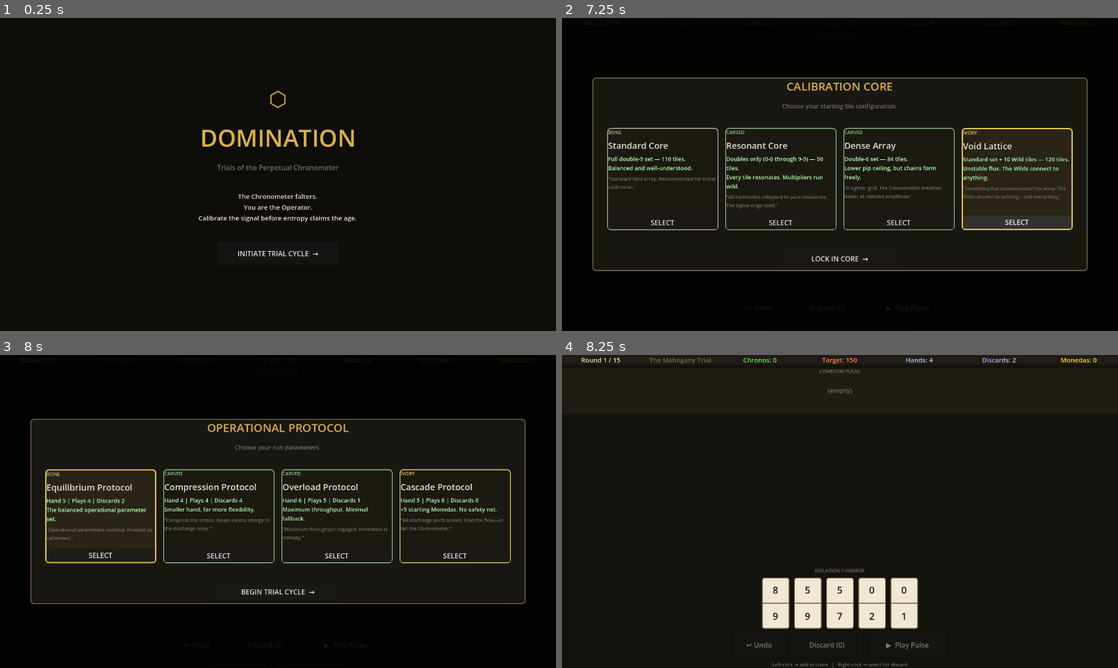
Above: before the commit, frames 1-4 (two rows, left to right).
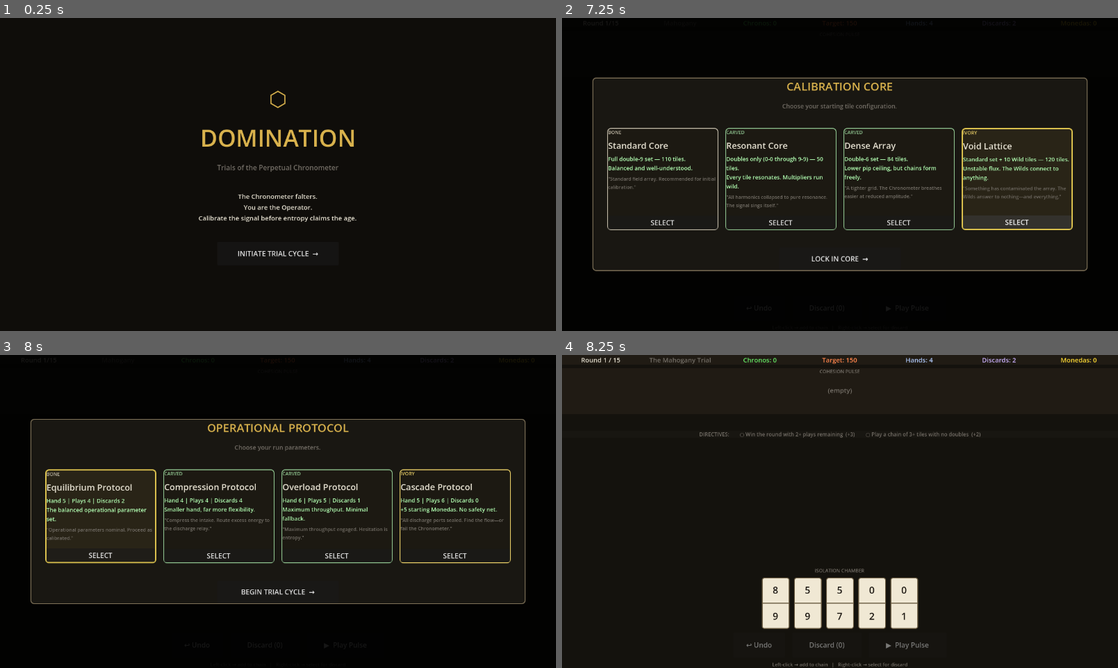
Above: after the commit, the same moments.

Repository: miguelgdoval/domination-godot
Game: Godot game, scene res://scenes/main.tscn
Two runs of this game, one before a commit and one after it. Both use one fixed random seed, a clock stepped at 60 frames per second and the inputs below.
Inputs:
- Up to frame 1 (0.25 s): no input
- Up to frame 2 (7.25 s): click "▶ Play Pulse" at 0.5 s; click "▶ Play Pulse" at 1.25 s; click "↩ Undo" at 2 s; click "Discard (0)" at 2.75 s; click "INITIATE TRIAL CYCLE →" at 3.5 s; click "SELECT" at 4.25 s; click "SELECT" at 5 s; click "SELECT" at 5.75 s; click "SELECT" at 6.5 s
- Up to frame 3 (8 s): click "LOCK IN CORE →" at 7.25 s
- Up to frame 4 (8.25 s): click "BEGIN TRIAL CYCLE →" at 8 s

Frames 1-3 are identical in both runs. In frame 4, 0.3% of the frame differs, in the area x 24-76%, y 24-27%.

Commit message:
Milestone 4: Directives system + Boss round effects
- Add Directive class with 10 types (chain doubles, length, chips, total,
  mult, no-doubles, win early, no discards)
- Add DirectiveDB with full pool and DirectiveManager that picks 2 per
  round, checks completion after each Pulse (play-based) or on win
  (round-end), emits directive_completed signal
- Add boss effect constants per etapa: Frequency Drain (hand-1),
  Signal Decay (discards-2), Resonance Lock (plays-1), Total Entropy
  (hand-1 + plays-1)
- Boss warning overlay shown before boss rounds with effect description
  and "Face the Corruption" button
- Directives panel in gameplay HUD shows 2 active directives with
  live completion state (grey → green ✓)
- Directive Monedas awarded inline after play and at round win;
  shown in result overlay and last-hand label

Co-Authored-By: Claude Sonnet 4.6 <noreply@anthropic.com>

Diff:
--- a/scenes/main.gd
+++ b/scenes/main.gd
@@ -1,4 +1,4 @@
-## main.gd — Trial Cycle controller + procedural UI (Milestone 3)
+## main.gd — Trial Cycle controller + procedural UI (Milestone 4)
 extends Node
 
 # ---------------------------------------------------------------------------
@@ -36,10 +36,11 @@
 # ---------------------------------------------------------------------------
 # Game state
 # ---------------------------------------------------------------------------
-enum Phase { TITLE, CORE_SELECT, PROTOCOL_SELECT, PLAYING, ROUND_RESULT, SHOP, GAME_OVER, VICTORY }
+enum Phase { TITLE, CORE_SELECT, PROTOCOL_SELECT, BOSS_WARNING, PLAYING, ROUND_RESULT, SHOP, GAME_OVER, VICTORY }
 
 var _phase: Phase = Phase.TITLE
 var _rm: RoundManager
+var _dm: DirectiveManager
 var _selected_discard: Array = []
 var _tile_btns: Array = []
 var _shop_inventory: Array = []   # current shop entries [{item, cost}]
@@ -83,12 +84,19 @@
 var _shop_modules_row:   HBoxContainer
 var _lbl_slots:          Label
 
+# UI references — directives panel
+var _directives_panel:   Control
+var _directive_labels:   Array = []   # Array[Label], one per active directive
+
+# UI references — boss warning overlay
+var _boss_overlay:       Control
+var _lbl_boss_name:      Label
+var _lbl_boss_desc:      Label
+
 # UI references — title / selection overlays
 var _title_overlay:        Control
 var _core_select_overlay:  Control
 var _proto_select_overlay: Control
-var _lbl_core_confirm:     Label
-var _lbl_proto_confirm:    Label
 
 # ===========================================================================
 # Lifecycle
@@ -155,36 +163,70 @@
 # Round lifecycle
 # ===========================================================================
 func _start_round() -> void:
+	# Boss rounds show a warning before play begins
+	if GameState.is_boss_round():
+		_show_boss_warning()
+		return
+	_begin_round_play()
+
+func _show_boss_warning() -> void:
+	_phase = Phase.BOSS_WARNING
+	var etapa: int = GameState.current_etapa()
+	_lbl_boss_name.text = Constants.BOSS_NAMES[etapa]
+	_lbl_boss_desc.text = Constants.BOSS_DESCS[etapa]
+	_boss_overlay.show()
+
+func _on_boss_begin_pressed() -> void:
+	_boss_overlay.hide()
+	_begin_round_play()
+
+func _begin_round_play() -> void:
 	_phase = Phase.PLAYING
 	_selected_discard.clear()
 
+	# Compute round params: protocol base + boss delta (clamped)
+	var hand_size: int  = GameState.protocol_hand_size()
+	var max_hands: int  = GameState.protocol_hands()
+	var max_disc: int   = GameState.protocol_discards()
+
+	if GameState.is_boss_round():
+		var e: int = GameState.current_etapa()
+		hand_size  = maxi(1, hand_size  + Constants.BOSS_HAND_DELTA[e])
+		max_hands  = maxi(1, max_hands  + Constants.BOSS_HANDS_DELTA[e])
+		max_disc   = maxi(0, max_disc   + Constants.BOSS_DISCARD_DELTA[e])
+
 	_rm = RoundManager.new()
-	_rm.setup(
-		GameState.box,
-		GameState.round_index,
-		GameState.protocol_hand_size(),
-		GameState.protocol_hands(),
-		GameState.protocol_discards()
-	)
+	_rm.setup(GameState.box, GameState.round_index, hand_size, max_hands, max_disc)
 	_rm.chain_changed.connect(_on_chain_changed)
 	_rm.hand_changed.connect(_on_hand_changed)
 	_rm.hand_scored.connect(_on_hand_scored)
 	_rm.round_ended.connect(_on_round_ended)
+
+	_dm = DirectiveManager.new()
+	_dm.setup(_rm, 2)
+	_dm.directive_completed.connect(_on_directive_completed)
 
 	_result_overlay.hide()
 	_shop_overlay.hide()
 	_refresh_hud()
 	_rebuild_hand()
 	_refresh_chain_display()
+	_refresh_directives()
 
 func _end_round(won: bool) -> void:
 	if won:
 		_phase = Phase.ROUND_RESULT
+		# Check round-end directives before awarding monedas
+		var dir_bonus: int = _dm.check_round_win()
+		GameState.monedas += dir_bonus
 		var earned: int = GameState.award_monedas(_rm.unused_hands())
 		_lbl_result.text = "RECALIBRATION SUCCESSFUL"
 		_lbl_result.add_theme_color_override("font_color", C_WIN)
-		_lbl_result_sub.text = "Chronos: %d / %d    +%d Monedas" % [
+		var detail: String = "Chronos: %d / %d    +%d Monedas" % [
 			_rm.chronos, _rm.target, earned]
+		if dir_bonus > 0:
+			detail += "\nDirectives: +%d Monedas" % dir_bonus
+		_lbl_result_sub.text = detail
 		var shop_name: String = \
 			"ARTISAN'S WORKSHOP" if GameState.is_boss_round() else "BRASS EMPORIUM"
 		_btn_result_action.text = "VISIT " + shop_name
@@ -229,7 +271,16 @@
 func _on_hand_scored(result: Dictionary) -> void:
 	_lbl_last_hand.text = "%d chips  ×  %d  =  %d Chronos" % [
 		result["chips"], result["mult"], result["total"]]
+	# Check play-based directives
+	var dir_bonus: int = _dm.check_play(result)
+	if dir_bonus > 0:
+		GameState.monedas += dir_bonus
 	_refresh_hud()
+	_refresh_directives()
+
+func _on_directive_completed(directive: Directive, earned: int) -> void:
+	# Flash the last-hand label briefly to show directive reward
+	_lbl_last_hand.text += "   |   Directive: +%d Monedas" % earned
 
 func _on_round_ended(won: bool) -> void:
 	_end_round(won)
@@ -480,6 +531,21 @@
 		_tile_btns.append(btn)
 	_refresh_tile_visuals()
 	_refresh_action_buttons()
+
+func _refresh_directives() -> void:
+	if _dm == null:
+		return
+	for i in range(_directive_labels.size()):
+		if i >= _dm.active.size():
+			break
+		var d: Directive = _dm.active[i]
+		var lbl: Label = _directive_labels[i]
+		if d.completed:
+			lbl.text = "✓ %s  (+%d)" % [d.text, d.reward]
+			lbl.add_theme_color_override("font_color", C_WIN)
+		else:
+			lbl.text = "○ %s  (+%d)" % [d.text, d.reward]
+			lbl.add_theme_color_override("font_color", C_DIM)
 
 func _refresh_tile_visuals() -> void:
 	for i in range(_tile_btns.size()):
@@ -611,6 +677,9 @@
 	_lbl_last_hand.horizontal_alignment = HORIZONTAL_ALIGNMENT_CENTER
 	root.add_child(_lbl_last_hand)
 
+	_directives_panel = _build_directives_panel()
+	root.add_child(_directives_panel)
+
 	var spacer := Control.new()
 	spacer.size_flags_vertical = Control.SIZE_EXPAND_FILL
 	root.add_child(spacer)
@@ -640,6 +709,10 @@
 	_shop_overlay = _build_shop_overlay()
 	ui.add_child(_shop_overlay)
 	_shop_overlay.hide()
+
+	_boss_overlay = _build_boss_overlay()
+	ui.add_child(_boss_overlay)
+	_boss_overlay.hide()
 
 	_title_overlay = _build_title_overlay()
 	ui.add_child(_title_overlay)
@@ -1033,6 +1106,80 @@
 
 	return panel
 
+# ---- Directives panel ----
+func _build_directives_panel() -> Control:
+	var panel := PanelContainer.new()
+	var style := StyleBoxFlat.new()
+	style.bg_color = Color(0.10, 0.09, 0.07, 0.80)
+	panel.add_theme_stylebox_override("panel", style)
+
+	var hbox := HBoxContainer.new()
+	hbox.add_theme_constant_override("separation", 24)
+	hbox.alignment = BoxContainer.ALIGNMENT_CENTER
+	panel.add_child(hbox)
+
+	var title_lbl := _make_label("DIRECTIVES:", C_DIM, 12)
+	hbox.add_child(title_lbl)
+
+	_directive_labels.clear()
+	for i in range(2):
+		var lbl := _make_label("", C_DIM, 12)
+		hbox.add_child(lbl)
+		_directive_labels.append(lbl)
+
+	return panel
+
+# ---- Boss warning overlay ----
+func _build_boss_overlay() -> Control:
+	var overlay := ColorRect.new()
+	overlay.color = Color(0.05, 0.02, 0.02, 0.90)
+	overlay.set_anchors_and_offsets_preset(Control.PRESET_FULL_RECT)
+
+	var center := CenterContainer.new()
+	center.set_anchors_and_offsets_preset(Control.PRESET_FULL_RECT)
+	overlay.add_child(center)
+
+	var panel := PanelContainer.new()
+	panel.custom_minimum_size = Vector2(540, 0)
+	var style := StyleBoxFlat.new()
+	style.bg_color     = Color(0.12, 0.06, 0.06)
+	style.border_color = C_LOSE
+	style.set_border_width_all(2)
+	style.set_corner_radius_all(8)
+	panel.add_theme_stylebox_override("panel", style)
+	center.add_child(panel)
+
+	var vbox := VBoxContainer.new()
+	vbox.alignment = BoxContainer.ALIGNMENT_CENTER
+	vbox.add_theme_constant_override("separation", 14)
+	panel.add_child(vbox)
+
+	var warn_lbl := _make_label("⚠  CORRUPTION DETECTED", C_LOSE, 14)
+	warn_lbl.horizontal_alignment = HORIZONTAL_ALIGNMENT_CENTER
+	vbox.add_child(warn_lbl)
+
+	_lbl_boss_name = _make_label("", C_LOSE, 28)
+	_lbl_boss_name.horizontal_alignment = HORIZONTAL_ALIGNMENT_CENTER
+	vbox.add_child(_lbl_boss_name)
+
+	vbox.add_child(_make_hsep())
+
+	_lbl_boss_desc = _make_label("", C_TEXT, 15)
+	_lbl_boss_desc.horizontal_alignment = HORIZONTAL_ALIGNMENT_CENTER
+	_lbl_boss_desc.autowrap_mode = TextServer.AUTOWRAP_WORD_SMART
+	_lbl_boss_desc.custom_minimum_size = Vector2(460, 0)
+	vbox.add_child(_lbl_boss_desc)
+
+	vbox.add_child(_make_hsep())
+
+	var btn_row := HBoxContainer.new()
+	btn_row.alignment = BoxContainer.ALIGNMENT_CENTER
+	vbox.add_child(btn_row)
+	btn_row.add_child(
+		_make_button("FACE THE CORRUPTION  →", _on_boss_begin_pressed, Vector2(260, 50)))
+
+	return overlay
+
 # ===========================================================================
 # Generic helpers
 # ===========================================================================
--- a/scripts/constants.gd
+++ b/scripts/constants.gd
@@ -143,3 +143,25 @@
 	if round_index < SCORE_TARGETS.size():
 		return SCORE_TARGETS[round_index]
 	return SCORE_TARGETS[-1]
+
+# ---------------------------------------------------------------------------
+# Boss effects — one per etapa (index 0-3)
+# ---------------------------------------------------------------------------
+const BOSS_NAMES: Array[String] = [
+	"FREQUENCY DRAIN",
+	"SIGNAL DECAY",
+	"RESONANCE LOCK",
+	"TOTAL ENTROPY",
+]
+const BOSS_DESCS: Array[String] = [
+	"Your Isolation Chamber is compressed.\nHand size –1 for this round.",
+	"Discharge relays compromised.\nMaximum discards –2 for this round.",
+	"The signal stutters under load.\nMaximum plays –1 for this round.",
+	"All systems failing at once.\nHand size –1 and plays –1 for this round.",
+]
+## Delta applied to hand_size on boss rounds.
+const BOSS_HAND_DELTA:    Array[int] = [-1,  0,  0, -1]
+## Delta applied to max_discards on boss rounds (clamped to min 0).
+const BOSS_DISCARD_DELTA: Array[int] = [ 0, -2,  0,  0]
+## Delta applied to max_hands on boss rounds (clamped to min 1).
+const BOSS_HANDS_DELTA:   Array[int] = [ 0,  0, -1, -1]
--- /dev/null
+++ b/scripts/directive.gd
@@ -0,0 +1,22 @@
+## directive.gd — A single bonus objective for a round.
+## Directives are generated fresh each round and award Monedas on completion.
+class_name Directive
+extends RefCounted
+
+enum Type {
+	CHAIN_DOUBLES_3,    # play a chain with 3+ doubles
+	CHAIN_LENGTH_5,     # play a chain of 5+ tiles
+	CHAIN_LENGTH_7,     # play a chain of 7+ tiles
+	CHIPS_60,           # score 60+ chips in one Pulse
+	TOTAL_250,          # score 250+ Chronos in one Pulse
+	TOTAL_500,          # score 500+ Chronos in one Pulse
+	MULT_5,             # achieve ×5 or higher multiplier
+	NO_DOUBLES,         # play a chain of 3+ tiles with no doubles
+	WIN_HANDS_LEFT_2,   # win the round with 2+ plays remaining
+	NO_DISCARDS_USED,   # win the round without discarding
+}
+
+var type:      Type
+var text:      String
+var reward:    int
+var completed: bool = false
--- /dev/null
+++ b/scripts/directive_db.gd
@@ -0,0 +1,24 @@
+## directive_db.gd — Pool of all available Directives.
+class_name DirectiveDB
+extends RefCounted
+
+static func all() -> Array[Directive]:
+	return [
+		_make(Directive.Type.CHAIN_DOUBLES_3,  "Play a chain containing 3+ doubles",          2),
+		_make(Directive.Type.CHAIN_LENGTH_5,   "Play a chain of 5 or more tiles",             2),
+		_make(Directive.Type.CHAIN_LENGTH_7,   "Play a chain of 7 or more tiles",             4),
+		_make(Directive.Type.CHIPS_60,         "Score 60+ chips in a single Pulse",           2),
+		_make(Directive.Type.TOTAL_250,        "Score 250+ Chronos in a single Pulse",        3),
+		_make(Directive.Type.TOTAL_500,        "Score 500+ Chronos in a single Pulse",        4),
+		_make(Directive.Type.MULT_5,           "Achieve a ×5 or higher multiplier",           2),
+		_make(Directive.Type.NO_DOUBLES,       "Play a chain of 3+ tiles with no doubles",    2),
+		_make(Directive.Type.WIN_HANDS_LEFT_2, "Win the round with 2+ plays remaining",       3),
+		_make(Directive.Type.NO_DISCARDS_USED, "Win the round without discarding",            2),
+	]
+
+static func _make(t: Directive.Type, text: String, reward: int) -> Directive:
+	var d := Directive.new()
+	d.type    = t
+	d.text    = text
+	d.reward  = reward
+	return d
--- /dev/null
+++ b/scripts/directive_manager.gd
@@ -0,0 +1,68 @@
+## directive_manager.gd — Manages the active Directives for one round.
+## Checks completion after each Pulse and at round end.
+class_name DirectiveManager
+extends RefCounted
+
+signal directive_completed(directive: Directive, earned: int)
+
+var active: Array[Directive] = []
+var _rm: RoundManager   # set via setup(); used for round-end checks
+
+func setup(rm: RoundManager, count: int = 2) -> void:
+	_rm = rm
+	var pool: Array[Directive] = DirectiveDB.all()
+	pool.shuffle()
+	active.clear()
+	for i in range(mini(count, pool.size())):
+		active.append(pool[i])
+
+## Call after play_chain() resolves. Returns Monedas earned.
+func check_play(result: Dictionary) -> int:
+	var earned: int = 0
+	for d in active:
+		if d.completed:
+			continue
+		if _eval_play(d, result):
+			d.completed = true
+			earned += d.reward
+			directive_completed.emit(d, d.reward)
+	return earned
+
+## Call when the round is won. Returns Monedas earned.
+func check_round_win() -> int:
+	var earned: int = 0
+	for d in active:
+		if d.completed:
+			continue
+		if _eval_end(d):
+			d.completed = true
+			earned += d.reward
+			directive_completed.emit(d, d.reward)
+	return earned
+
+func all_completed() -> bool:
+	for d in active:
+		if not d.completed:
+			return false
+	return true
+
+# ---------------------------------------------------------------------------
+# Evaluation
+# ---------------------------------------------------------------------------
+func _eval_play(d: Directive, r: Dictionary) -> bool:
+	match d.type:
+		Directive.Type.CHAIN_DOUBLES_3:  return r["doubles"] >= 3
+		Directive.Type.CHAIN_LENGTH_5:   return r["length"]  >= 5
+		Directive.Type.CHAIN_LENGTH_7:   return r["length"]  >= 7
+		Directive.Type.CHIPS_60:         return r["chips"]   >= 60
+		Directive.Type.TOTAL_250:        return r["total"]   >= 250
+		Directive.Type.TOTAL_500:        return r["total"]   >= 500
+		Directive.Type.MULT_5:           return r["mult"]    >= 5
+		Directive.Type.NO_DOUBLES:       return r["doubles"] == 0 and r["length"] >= 3
+		_: return false
+
+func _eval_end(d: Directive) -> bool:
+	match d.type:
+		Directive.Type.WIN_HANDS_LEFT_2: return _rm.hands_remaining >= 2
+		Directive.Type.NO_DISCARDS_USED: return _rm.discards_remaining == _rm.max_discards
+		_: return false
